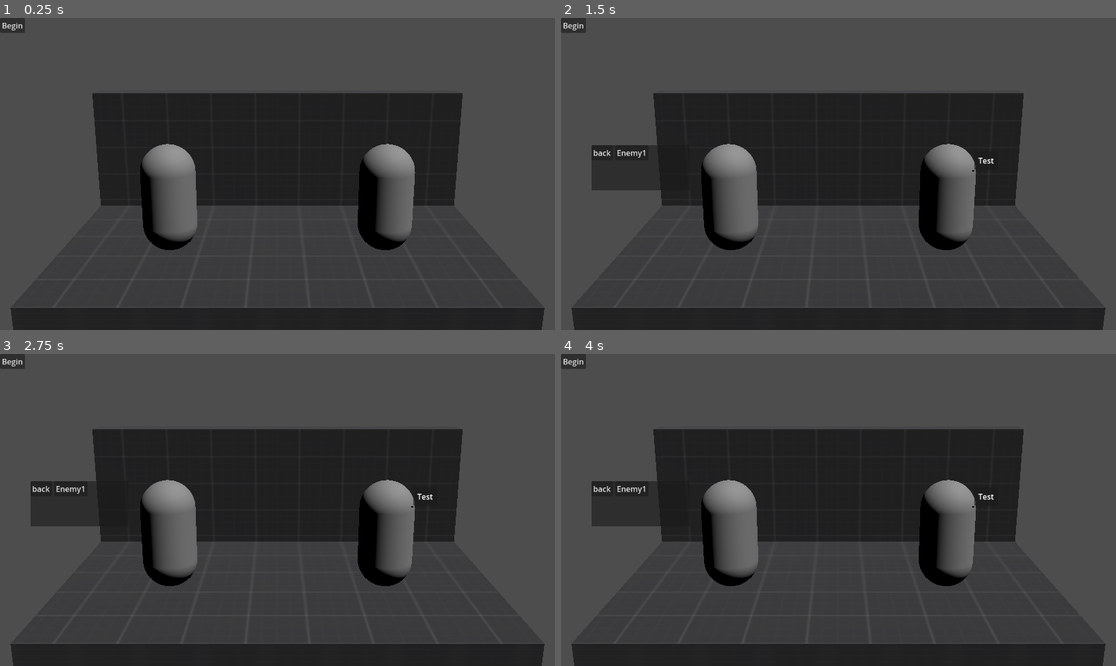
Above: before the commit, frames 1-4 (two rows, left to right).
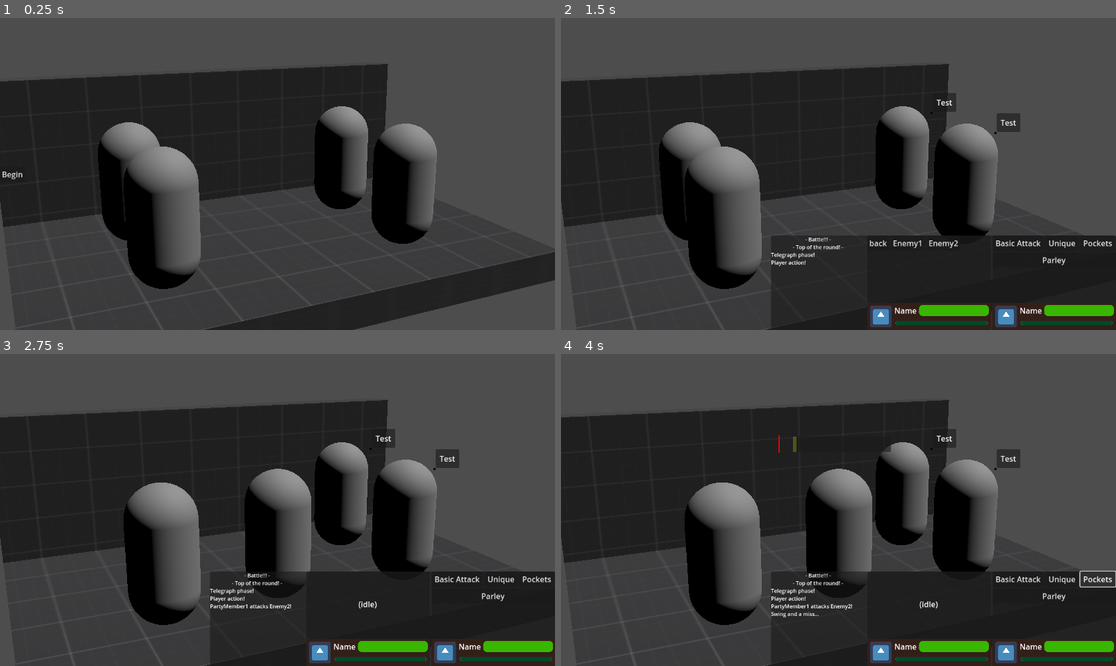
Above: after the commit, the same moments.

Repository: hwcgames/legume-mirror
Game: Godot game, scene res://battle/stage/debug_battle.tscn
Two runs of this game, one before a commit and one after it. Both use one fixed random seed, a clock stepped at 60 frames per second and the inputs below. The engine's default icon, where the game draws it, is replaced by a stand-in: a white triangle on a blue panel in a dark square.
Inputs (mouse positions are in pixels of both pictures, inside the frame that each line leads up to):
- Up to frame 1 (0.25 s): no input
- Up to frame 2 (1.5 s): click "Begin" at 0.5 s; click "Basic Attack" at 1.25 s
- Up to frame 3 (2.75 s): click (382, 578) at 2 s, where only the run after the commit has a clickable "Enemy2"
- Up to frame 4 (4 s): click (1060, 578) at 2.75 s, where only the run after the commit has a clickable "Unique"; click (1099, 578) at 3.5 s, where only the run after the commit has a clickable "Pockets"

The runs differ from the first frame. In frame 1, 33% of the frame differs, in the area x 0-100%, y 0-100%; in frame 2, 39%; in frame 3, 40%; in frame 4, 40%.

Commit message:
battle planner rework

Diff:
--- a/actor/enemy.gd
+++ b/actor/enemy.gd
@@ -14,15 +14,24 @@
 	%Telegraph.hide()
 
 func _telegraph():
+	if !self.alive:
+		return
 	var lock = await battlefield.shared_lock()
 	await pick_pattern()
 	await show_telegraph()
 	lock.call()
 
+func _died():
+	for child in %TelegraphParent.get_children():
+		child.queue_free()
+	%Telegraph.hide()
+
 func _enemy_action():
 	%Telegraph.hide()
 	for child in %TelegraphParent.get_children():
 		child.queue_free()
+	if !self.alive:
+		return
 	var lock = await battlefield.shared_lock()
 	if planned_pattern != null:
 		var board = planned_pattern.create(battlefield)
--- a/actor/enemy/test_enemy.tscn
+++ b/actor/enemy/test_enemy.tscn
@@ -28,25 +28,26 @@
 transform = Transform3D(1, 0, 0, 0, 1, 0, 0, 0, 1, 0, 1, 0)
 shape = SubResource("BoxShape3D_8y2gj")
 
-[node name="Telegraph" type="CanvasLayer" parent="."]
+[node name="TelegraphHandle" type="Node3D" parent="."]
+transform = Transform3D(1, 0, 0, 0, 1, 0, 0, 0, 1, 0, 1.7, 0)
+
+[node name="Telegraph" type="CanvasLayer" parent="TelegraphHandle"]
 unique_name_in_owner = true
 
-[node name="CanvasLayerFollowsParent" type="Node" parent="Telegraph"]
+[node name="CanvasLayerFollowsParent" type="Node" parent="TelegraphHandle/Telegraph"]
 script = ExtResource("2_h6b84")
 metadata/_custom_type_script = "uid://lcn3o02vtkmm"
 
-[node name="PanelContainer" type="PanelContainer" parent="Telegraph"]
-anchors_preset = -1
+[node name="PanelContainer" type="PanelContainer" parent="TelegraphHandle/Telegraph"]
 offset_left = 62.0
-offset_top = -179.0
+offset_top = -61.0
 offset_right = 78.0
-offset_bottom = -163.0
-grow_vertical = 0
+offset_bottom = -45.0
 
-[node name="Control" type="Control" parent="Telegraph/PanelContainer"]
+[node name="Control" type="Control" parent="TelegraphHandle/Telegraph/PanelContainer"]
 layout_mode = 2
 
-[node name="ColorRect" type="ColorRect" parent="Telegraph/PanelContainer/Control"]
+[node name="ColorRect" type="ColorRect" parent="TelegraphHandle/Telegraph/PanelContainer/Control"]
 layout_mode = 1
 anchors_preset = -1
 anchor_top = 1.0
@@ -56,7 +57,7 @@
 grow_vertical = 0
 color = Color(0, 0, 0, 1)
 
-[node name="TelegraphParent" type="MarginContainer" parent="Telegraph/PanelContainer"]
+[node name="TelegraphParent" type="MarginContainer" parent="TelegraphHandle/Telegraph/PanelContainer"]
 unique_name_in_owner = true
 layout_mode = 2
 theme_override_constants/margin_left = 8
--- a/actor/fighter.gd
+++ b/actor/fighter.gd
@@ -4,6 +4,8 @@
 var alive: bool:
 	get:
 		return hp > 0
+signal died
+signal revived
 @export var max_hp: int
 @export var hp: int
 @export var max_sp: int
@@ -14,10 +16,31 @@
 @export var finesse: int
 
 func take_damage(amount: int):
+	var was_alive = alive
 	hp -= amount
+	if was_alive and not alive:
+		died.emit()
+		_died()
+
+func _died():
+	pass
 
 func heal(amount: int):
+	var was_dead = not alive
 	hp += amount
+	if hp > max_hp:
+		hp = max_hp
+	if was_dead and alive:
+		revived.emit()
+		_revived()
+
+func _revived():
+	pass
+
+func get_sp(amount: int):
+	sp += amount
+	if sp > max_sp:
+		sp = max_sp
 
 var battlefield: Battlefield
 
--- a/actor/party_member.gd
+++ b/actor/party_member.gd
@@ -5,10 +5,20 @@
 ## Usually 0 or 1, but not always.
 var turns: int = 0
 
-@onready var battle_planner: BattlePlanner = $BattlePlanner
+var battle_planner: BattlePlanner
+@export var battle_planner_scene: PackedScene = preload("uid://d21yudvneounm")
 @onready var skill_challenge: SkillChallenge = $SkillChallenge
 
+func _join_battle(_battle: Battlefield):
+	if battle_planner != null:
+		battle_planner.queue_free()
+	battle_planner = battle_planner_scene.instantiate()
+	battle_planner.party_member = self
+	battlefield.player_zone.add_child(battle_planner)
+
 func _player_action():
+	if not alive:
+		return
 	turns = 1
 	while turns > 0 and battlefield.phase == Battlefield.PHASE.PLAYER_ACTION:
 		var action = await battle_planner.choose()
@@ -25,16 +35,16 @@
 		print("No living targets!")
 		lock.call()
 		return
-	print(self, " attacks ", target, "!")
+	battlefield.println("%s attacks %s!" % [self.name, target.name])
 	var orig_pos = global_position
 	await get_tree().create_tween().tween_property(self, "global_position", target.global_position + Vector3.LEFT * 2, 0.75).finished
 	var skill = await skill_challenge.skill_challenge(randi_range(20,40))
 	var damage = (self.strength*skill/20)-(3*target.defense)
 	if damage > 0:
-		print(damage, " damage!")
+		battlefield.println("%s damage!" % [damage])
 		target.take_damage(damage)
 	else:
-		print("Miss!")
+		battlefield.println("Swing and a miss...")
 	var tw = get_tree().create_tween().tween_property(self, "global_position", orig_pos, 0.75)
 	await get_tree().create_timer(0.5).timeout
 	lock.call()
@@ -44,3 +54,4 @@
 	await get_tree().process_frame
 	if battlefield.battle_board.souls.is_empty():
 		battlefield.battle_board.add_soul(preload("uid://r8iv2h12xgwc").instantiate())
+	battlefield.battle_board.souls[0].players.push_back(self)
--- a/actor/party_member/test_party_member.tscn
+++ b/actor/party_member/test_party_member.tscn
@@ -1,7 +1,6 @@
-[gd_scene load_steps=6 format=3 uid="uid://b0hnypxq8ieth"]
+[gd_scene load_steps=5 format=3 uid="uid://b0hnypxq8ieth"]
 
 [ext_resource type="Script" uid="uid://rl05e0067ud" path="res://actor/party_member.gd" id="1_ms64d"]
-[ext_resource type="PackedScene" uid="uid://d21yudvneounm" path="res://battle/planner/test_planner.tscn" id="2_fr0bt"]
 [ext_resource type="PackedScene" uid="uid://bbpp48kcropih" path="res://battle/planner/skill_challenge.tscn" id="3_mxk3q"]
 
 [sub_resource type="CapsuleMesh" id="CapsuleMesh_5jau5"]
@@ -25,6 +24,4 @@
 transform = Transform3D(1, 0, 0, 0, 1, 0, 0, 0, 1, 0, 1, 0)
 shape = SubResource("BoxShape3D_8y2gj")
 
-[node name="BattlePlanner" parent="." instance=ExtResource("2_fr0bt")]
-
 [node name="SkillChallenge" parent="." instance=ExtResource("3_mxk3q")]
--- a/battle/battlefield.gd
+++ b/battle/battlefield.gd
@@ -7,6 +7,8 @@
 @export var landmarks: Array[Marker3D]
 @export var players: Array[PartyMember]
 @export var enemies: Array[Enemy]
+@onready var log_box: RichTextLabel = %BattleText
+@onready var player_zone: Control = %PlayerZone
 
 var shared_locks: int = 0
 var exclusive_locked: bool = false
@@ -62,34 +64,40 @@
 
 var phase := PHASE.SETUP
 
+func _ready() -> void:
+	%BattleHUD.hide()
+
 func battle():
 	for player in players:
 		player.join_battle(self)
 	for enemy in enemies:
 		enemy.join_battle(self)
 	begin.emit()
+	log_box.text = ""
+	%BattleHUD.show()
+	println("[center]- Battle!!! -[/center]")
 	await wait_for_clear()
 	while true:
-		print("Top of the round!")
+		println("[center]- Top of the round! -[/center]")
 		phase = PHASE.TOP
 		top.emit()
 		await wait_for_clear()
 		if enemies.all(func(e): return !e.alive):
-			print("Enemy defeat!")
+			println("[center]- Enemy defeat! -[/center]")
 			break
 		if players.all(func(p): return !p.alive):
-			print("Player defeat!")
+			println("[center]- Player defeat! -[/center]")
 			break
-		print("Telegraph phase!")
+		println("Telegraph phase!")
 		phase = PHASE.TELEGRAPH
 		telegraph.emit()
 		await wait_for_clear()
-		print("Player action!")
+		println("Player action!")
 		phase = PHASE.PLAYER_ACTION
 		player_action.emit()
 		while players.any(func(p: PartyMember): return p.turns > 0):
 			await wait_for_clear()
-		print("Enemy action!")
+		println("Enemy action!")
 		battle_board = battle_board_scene.instantiate()
 		add_child(battle_board)
 		await battle_board.appear()
@@ -102,3 +110,10 @@
 		battle_board = null
 	phase = PHASE.DONE
 	done.emit(enemies.all(func(e): return !e.alive))
+	%BattleHUD.hide()
+
+func println(text: String):
+	print_rich(text)
+	if !log_box.text.is_empty():
+		log_box.text += "\n"
+	log_box.text += text
--- a/battle/bullet/test.tscn
+++ b/battle/bullet/test.tscn
@@ -16,12 +16,14 @@
 func _physics_process(delta: float) -> void:
 	global_position += velocity * delta
 
-func _on_graze_player(soul: Node2D):
+func _on_graze_player(soul: Soul):
 	print(\"Grazed \", soul);
+	for p in soul.players:
+		p.get_sp(20. / float(len(soul.players)))
 
 func _on_hurt_player(soul: Node2D):
 	print(\"Bullet \", self, \" hits \", soul)
-	var players = battlefield.players.filter(func(p): return p.alive)
+	var players = soul.players.filter(func(p): return p.alive)
 	if players.is_empty():
 		return
 	var target: PartyMember = players[randi_range(0, len(players)-1)]
--- a/battle/pattern/test.tscn
+++ b/battle/pattern/test.tscn
@@ -12,7 +12,7 @@
 script/source = "extends Control
 
 func _ready():
-	get_tree().create_timer(30.).timeout.connect(get_parent().done.emit)
+	get_tree().create_timer(15.).timeout.connect(get_parent().done.emit)
 	while true:
 		var bullet: Node2D = preload(\"res://battle/bullet/test.tscn\").instantiate()
 		bullet.velocity = (Vector2.LEFT * 100).rotated(deg_to_rad(randf_range(-60, 60)))
--- a/battle/stage/BattlePlanner.gd
+++ b/battle/planner/BattlePlanner.gd
@@ -1,7 +1,7 @@
-extends CanvasLayer
+extends Control
 class_name BattlePlanner
 
-@onready var party_member: PartyMember = get_parent()
+var party_member: PartyMember
 var battlefield: Battlefield:
 	get:
 		return party_member.battlefield
@@ -10,9 +10,8 @@
 
 func choose() -> Callable:
 	%ToplevelTab.show()
-	show()
 	var choice = await _choice
-	hide()
+	%IdleTab.show()
 	return choice
 
 signal _chose_target(Enemy)
@@ -39,4 +38,20 @@
 	return target
 
 func _ready():
-	hide()
+	%IdleTab.show()
+	%HPBar.value = float(hp) / float(party_member.max_hp)
+	%SPBar.value = float(sp) / float(party_member.max_sp)
+
+@onready var hp: int = party_member.hp
+@onready var sp: int = party_member.sp
+
+func _process(delta: float) -> void:
+	update_bars()
+
+func update_bars():
+	if party_member.hp != hp:
+		hp = party_member.hp
+		create_tween().tween_property(%HPBar, "value", float(hp) / float(party_member.max_hp), 0.5)
+	if party_member.sp != sp:
+		sp = party_member.sp
+		create_tween().tween_property(%SPBar, "value", float(sp) / float(party_member.max_sp), 0.5)
--- a/battle/planner/test_planner.tscn
+++ b/battle/planner/test_planner.tscn
@@ -1,7 +1,9 @@
-[gd_scene load_steps=4 format=3 uid="uid://d21yudvneounm"]
+[gd_scene load_steps=9 format=3 uid="uid://d21yudvneounm"]
 
-[ext_resource type="Script" uid="uid://b6o3m7mqqpiyn" path="res://battle/stage/BattlePlanner.gd" id="1_ssjqy"]
-[ext_resource type="Script" uid="uid://lcn3o02vtkmm" path="res://canvas_layer_follows_parent.gd" id="2_ssjqy"]
+[ext_resource type="Script" uid="uid://b6o3m7mqqpiyn" path="res://battle/planner/BattlePlanner.gd" id="1_ssjqy"]
+[ext_resource type="Texture2D" uid="uid://bky25goc74wma" path="res://icon.svg" id="2_ssjqy"]
+
+[sub_resource type="StyleBoxTexture" id="StyleBoxTexture_bl1wf"]
 
 [sub_resource type="GDScript" id="GDScript_ssjqy"]
 script/source = "extends Button
@@ -16,67 +18,172 @@
 	planner._choice.emit(planner.party_member.basic_attack.bind(target))
 "
 
-[node name="BasicBattlePlanner" type="CanvasLayer"]
+[sub_resource type="StyleBoxFlat" id="StyleBoxFlat_ssjqy"]
+bg_color = Color(0.45891184, 0, 0.1520707, 1)
+border_width_left = 2
+border_width_top = 6
+border_width_right = 2
+border_width_bottom = 6
+border_color = Color(0.8, 0.8, 0.8, 0)
+corner_radius_top_left = 8
+corner_radius_top_right = 8
+corner_radius_bottom_right = 8
+corner_radius_bottom_left = 8
+
+[sub_resource type="StyleBoxFlat" id="StyleBoxFlat_tmopx"]
+bg_color = Color(0.22412619, 0.71625257, 1.732707e-06, 1)
+corner_radius_top_left = 8
+corner_radius_top_right = 8
+corner_radius_bottom_right = 8
+corner_radius_bottom_left = 8
+
+[sub_resource type="StyleBoxFlat" id="StyleBoxFlat_v6vg7"]
+bg_color = Color(4.933402e-07, 0.28794616, 0.16782486, 1)
+border_width_left = 2
+border_width_top = 6
+border_width_right = 2
+border_width_bottom = 6
+border_color = Color(0.8, 0.8, 0.8, 0)
+corner_radius_top_left = 8
+corner_radius_top_right = 8
+corner_radius_bottom_right = 8
+corner_radius_bottom_left = 8
+
+[sub_resource type="StyleBoxFlat" id="StyleBoxFlat_bl1wf"]
+bg_color = Color(2.3102762e-06, 0.6714423, 0.77969694, 1)
+corner_radius_top_left = 8
+corner_radius_top_right = 8
+corner_radius_bottom_right = 8
+corner_radius_bottom_left = 8
+
+[node name="TestBattlePlanner" type="MarginContainer"]
+custom_minimum_size = Vector2(256, 196)
+anchors_preset = -1
+offset_right = 196.0
+offset_bottom = 196.0
+grow_vertical = 0
 script = ExtResource("1_ssjqy")
 
-[node name="Display" type="ColorRect" parent="."]
-clip_children = 1
-offset_left = -293.0
-offset_top = -214.0
-offset_right = -89.0
-offset_bottom = -120.0
+[node name="Panel" type="Panel" parent="."]
+layout_mode = 2
 
-[node name="TabContainer" type="TabContainer" parent="Display"]
+[node name="VBoxContainer" type="VBoxContainer" parent="."]
+layout_mode = 2
+
+[node name="TabContainer" type="TabContainer" parent="VBoxContainer"]
 unique_name_in_owner = true
-layout_mode = 1
-anchors_preset = 15
-anchor_right = 1.0
-anchor_bottom = 1.0
-grow_horizontal = 2
-grow_vertical = 2
+layout_mode = 2
+size_flags_vertical = 3
+theme_override_styles/panel = SubResource("StyleBoxTexture_bl1wf")
 current_tab = 1
 tabs_visible = false
 
-[node name="ToplevelTab" type="MarginContainer" parent="Display/TabContainer"]
+[node name="IdleTab" type="VBoxContainer" parent="VBoxContainer/TabContainer"]
 unique_name_in_owner = true
 visible = false
 layout_mode = 2
+alignment = 1
 metadata/_tab_index = 0
 
-[node name="HFlowContainer" type="HFlowContainer" parent="Display/TabContainer/ToplevelTab"]
+[node name="Label" type="Label" parent="VBoxContainer/TabContainer/IdleTab"]
+layout_mode = 2
+text = "(idle)"
+horizontal_alignment = 1
+
+[node name="ToplevelTab" type="MarginContainer" parent="VBoxContainer/TabContainer"]
+unique_name_in_owner = true
+layout_mode = 2
+metadata/_tab_index = 1
+
+[node name="HFlowContainer" type="HFlowContainer" parent="VBoxContainer/TabContainer/ToplevelTab"]
 layout_mode = 2
 
-[node name="Button" type="Button" parent="Display/TabContainer/ToplevelTab/HFlowContainer" node_paths=PackedStringArray("planner")]
+[node name="Button" type="Button" parent="VBoxContainer/TabContainer/ToplevelTab/HFlowContainer" node_paths=PackedStringArray("planner")]
 layout_mode = 2
 size_flags_horizontal = 3
 text = "Basic Attack"
 script = SubResource("GDScript_ssjqy")
 planner = NodePath("../../../../..")
 
-[node name="Button2" type="Button" parent="Display/TabContainer/ToplevelTab/HFlowContainer"]
+[node name="Button2" type="Button" parent="VBoxContainer/TabContainer/ToplevelTab/HFlowContainer"]
 layout_mode = 2
 size_flags_horizontal = 3
 text = "Unique"
 
-[node name="Button3" type="Button" parent="Display/TabContainer/ToplevelTab/HFlowContainer"]
+[node name="Button3" type="Button" parent="VBoxContainer/TabContainer/ToplevelTab/HFlowContainer"]
 layout_mode = 2
 size_flags_horizontal = 3
 text = "Pockets"
 
-[node name="Button4" type="Button" parent="Display/TabContainer/ToplevelTab/HFlowContainer"]
+[node name="Button4" type="Button" parent="VBoxContainer/TabContainer/ToplevelTab/HFlowContainer"]
 layout_mode = 2
 size_flags_horizontal = 3
 text = "Parley"
 
-[node name="TargetSelectTab" type="MarginContainer" parent="Display/TabContainer"]
+[node name="TargetSelectTab" type="MarginContainer" parent="VBoxContainer/TabContainer"]
 unique_name_in_owner = true
+visible = false
 layout_mode = 2
-metadata/_tab_index = 1
+metadata/_tab_index = 2
 
-[node name="EnemyMenuParent" type="HFlowContainer" parent="Display/TabContainer/TargetSelectTab"]
+[node name="EnemyMenuParent" type="HFlowContainer" parent="VBoxContainer/TabContainer/TargetSelectTab"]
 unique_name_in_owner = true
 layout_mode = 2
 
-[node name="CanvasLayerFollowsParent" type="Node" parent="."]
-script = ExtResource("2_ssjqy")
-metadata/_custom_type_script = "uid://lcn3o02vtkmm"
+[node name="MarginContainer2" type="MarginContainer" parent="VBoxContainer"]
+layout_mode = 2
+
+[node name="ColorRect" type="ColorRect" parent="VBoxContainer/MarginContainer2"]
+layout_mode = 2
+color = Color(0.19667313, 0.12050388, 0.09327137, 1)
+
+[node name="MarginContainer" type="MarginContainer" parent="VBoxContainer/MarginContainer2"]
+layout_mode = 2
+theme_override_constants/margin_left = 4
+theme_override_constants/margin_top = 4
+theme_override_constants/margin_right = 4
+theme_override_constants/margin_bottom = 4
+
+[node name="HBoxContainer" type="HBoxContainer" parent="VBoxContainer/MarginContainer2/MarginContainer"]
+layout_mode = 2
+
+[node name="TextureRect" type="TextureRect" parent="VBoxContainer/MarginContainer2/MarginContainer/HBoxContainer"]
+custom_minimum_size = Vector2(0, 48)
+layout_mode = 2
+texture = ExtResource("2_ssjqy")
+expand_mode = 2
+stretch_mode = 4
+
+[node name="MarginContainer" type="MarginContainer" parent="VBoxContainer/MarginContainer2/MarginContainer/HBoxContainer"]
+layout_mode = 2
+size_flags_horizontal = 3
+
+[node name="VBoxContainer" type="VBoxContainer" parent="VBoxContainer/MarginContainer2/MarginContainer/HBoxContainer/MarginContainer"]
+layout_mode = 2
+
+[node name="HBoxContainer" type="HBoxContainer" parent="VBoxContainer/MarginContainer2/MarginContainer/HBoxContainer/MarginContainer/VBoxContainer"]
+layout_mode = 2
+
+[node name="Label" type="Label" parent="VBoxContainer/MarginContainer2/MarginContainer/HBoxContainer/MarginContainer/VBoxContainer/HBoxContainer"]
+layout_mode = 2
+text = "Name"
+
+[node name="HPBar" type="ProgressBar" parent="VBoxContainer/MarginContainer2/MarginContainer/HBoxContainer/MarginContainer/VBoxContainer/HBoxContainer"]
+unique_name_in_owner = true
+layout_mode = 2
+size_flags_horizontal = 3
+size_flags_vertical = 1
+theme_override_styles/background = SubResource("StyleBoxFlat_ssjqy")
+theme_override_styles/fill = SubResource("StyleBoxFlat_tmopx")
+max_value = 1.0
+show_percentage = false
+
+[node name="SPBar" type="ProgressBar" parent="VBoxContainer/MarginContainer2/MarginContainer/HBoxContainer/MarginContainer/VBoxContainer"]
+unique_name_in_owner = true
+layout_mode = 2
+size_flags_horizontal = 3
+size_flags_vertical = 3
+theme_override_styles/background = SubResource("StyleBoxFlat_v6vg7")
+theme_override_styles/fill = SubResource("StyleBoxFlat_bl1wf")
+max_value = 1.0
+show_percentage = false
--- a/battle/soul/soul.gd
+++ b/battle/soul/soul.gd
@@ -1,8 +1,10 @@
 extends Node2D
+class_name Soul
 
 @export var speed: float = 196.
 @export var janky_diagonals: bool = false
 @export var border_margin: float = 8.
+var players: Array[PartyMember] = []
 
 # Called when the node enters the scene tree for the first time.
 func _ready() -> void:
--- a/battle/soul/soul.tscn
+++ b/battle/soul/soul.tscn
@@ -51,6 +51,36 @@
 transitions = ["Start", "idle", SubResource("AnimationNodeStateMachineTransition_mtukf"), "idle", "near", SubResource(" …(414 unchanged characters)…
 graph_offset = Vector2(16, -147)
 
+[sub_resource type="Animation" id="Animation_tl2es"]
+length = 0.001
+tracks/0/type = "value"
+tracks/0/imported = false
+tracks/0/enabled = true
+tracks/0/path = NodePath(".:modulate")
+tracks/0/interp = 1
+tracks/0/loop_wrap = true
+tracks/0/keys = {
+"times": PackedFloat32Array(0),
+"transitions": PackedFloat32Array(1),
+"update": 0,
+"values": [Color(1, 1, 1, 1)]
+}
+
+[sub_resource type="Animation" id="Animation_4f6y7"]
+resource_name = "fade"
+tracks/0/type = "value"
+tracks/0/imported = false
+tracks/0/enabled = true
+tracks/0/path = NodePath(".:modulate")
+tracks/0/interp = 2
+tracks/0/loop_wrap = false
+tracks/0/keys = {
+"times": PackedFloat32Array(0, 1),
+"transitions": PackedFloat32Array(1, 1.7411015),
+"update": 0,
+"values": [Color(1, 1, 1, 0.39215684), Color(1, 1, 1, 0)]
+}
+
 [sub_resource type="Animation" id="Animation_kkp84"]
 resource_name = "idle"
 tracks/0/type = "value"
@@ -97,36 +127,6 @@
 "values": [Color(1, 1, 1, 1), Color(1, 1, 1, 0.39215687)]
 }
 
-[sub_resource type="Animation" id="Animation_4f6y7"]
-resource_name = "fade"
-tracks/0/type = "value"
-tracks/0/imported = false
-tracks/0/enabled = true
-tracks/0/path = NodePath(".:modulate")
-tracks/0/interp = 2
-tracks/0/loop_wrap = false
-tracks/0/keys = {
-"times": PackedFloat32Array(0, 1),
-"transitions": PackedFloat32Array(1, 1.7411015),
-"update": 0,
-"values": [Color(1, 1, 1, 0.39215684), Color(1, 1, 1, 0)]
-}
-
-[sub_resource type="Animation" id="Animation_tl2es"]
-length = 0.001
-tracks/0/type = "value"
-tracks/0/imported = false
-tracks/0/enabled = true
-tracks/0/path = NodePath(".:modulate")
-tracks/0/interp = 1
-tracks/0/loop_wrap = true
-tracks/0/keys = {
-"times": PackedFloat32Array(0),
-"transitions": PackedFloat32Array(1),
-"update": 0,
-"values": [Color(1, 1, 1, 1)]
-}
-
 [sub_resource type="AnimationLibrary" id="AnimationLibrary_n6omp"]
 _data = {
 &"RESET": SubResource("Animation_tl2es"),
@@ -139,8 +139,8 @@
 [sub_resource type="RectangleShape2D" id="RectangleShape2D_fckym"]
 size = Vector2(48, 48)
 
-[sub_resource type="RectangleShape2D" id="RectangleShape2D_i6ykd"]
-size = Vector2(12, 12)
+[sub_resource type="CircleShape2D" id="CircleShape2D_i6ykd"]
+radius = 4.0
 
 [node name="Soul" type="Node2D"]
 script = ExtResource("1_i6ykd")
@@ -178,7 +178,8 @@
 [node name="Hurt" type="Area2D" parent="."]
 
 [node name="HurtShape" type="CollisionShape2D" parent="Hurt"]
-shape = SubResource("RectangleShape2D_i6ykd")
+shape = SubResource("CircleShape2D_i6ykd")
+debug_color = Color(0.9222214, 0.048371576, 0.6714262, 0.41960785)
 
 [connection signal="area_entered" from="Graze" to="." method="_on_graze"]
 [connection signal="area_exited" from="Graze" to="." method="_on_graze_exited"]
--- a/battle/stage/debug_battle.tscn
+++ b/battle/stage/debug_battle.tscn
@@ -23,12 +23,66 @@
 script = ExtResource("1_o4ule")
 stage = NodePath("..")
 landmarks = [NodePath("../Stage/Left1"), NodePath("../Stage/Right1"), NodePath("../Stage/Left2"), NodePath("../Stage/Right2"), NodePath("../Stage/Left3"), NodePath("../Stage/Right3")]
-players = [NodePath("../PartyMember1")]
-enemies = [NodePath("../Enemy1")]
+players = [NodePath("../PartyMember1"), NodePath("../PartyMember2")]
+enemies = [NodePath("../Enemy1"), NodePath("../Enemy2")]
 metadata/_custom_type_script = "uid://bpjl8ipys5vef"
 
+[node name="BattleHUD" type="CanvasLayer" parent="Battlefield"]
+unique_name_in_owner = true
+
+[node name="AllyZone2" type="MarginContainer" parent="Battlefield/BattleHUD"]
+custom_minimum_size = Vector2(0, 196)
+anchors_preset = -1
+anchor_left = 1.0
+anchor_top = 1.0
+anchor_right = 1.0
+anchor_bottom = 1.0
+offset_left = -200.0
+offset_top = -128.0
+grow_horizontal = 0
+grow_vertical = 0
+
+[node name="Panel" type="Panel" parent="Battlefield/BattleHUD/AllyZone2"]
+layout_mode = 2
+
+[node name="HBoxContainer" type="HBoxContainer" parent="Battlefield/BattleHUD/AllyZone2"]
+layout_mode = 2
+alignment = 1
+
+[node name="LogZone" type="VBoxContainer" parent="Battlefield/BattleHUD/AllyZone2/HBoxContainer"]
+layout_mode = 2
+
+[node name="BattleText" type="RichTextLabel" parent="Battlefield/BattleHUD/AllyZone2/HBoxContainer/LogZone"]
+unique_name_in_owner = true
+custom_minimum_size = Vector2(196, 0)
+layout_mode = 2
+size_flags_horizontal = 3
+size_flags_vertical = 3
+theme_override_font_sizes/normal_font_size = 11
+bbcode_enabled = true
+scroll_following = true
+
+[node name="PlayerZone" type="HBoxContainer" parent="Battlefield/BattleHUD/AllyZone2/HBoxContainer"]
+unique_name_in_owner = true
+layout_mode = 2
+size_flags_horizontal = 3
+
+[node name="Control" type="Control" parent="Battlefield/BattleHUD"]
+layout_mode = 3
+anchors_preset = 0
+offset_bottom = 128.0
+
+[node name="EnemyZone" type="HBoxContainer" parent="Battlefield/BattleHUD/Control"]
+layout_mode = 1
+anchors_preset = 15
+anchor_right = 1.0
+anchor_bottom = 1.0
+grow_horizontal = 2
+grow_vertical = 2
+size_flags_horizontal = 3
+
 [node name="Camera3D" type="Camera3D" parent="."]
-transform = Transform3D(1, 0, 0, 0, 0.9659259, 0.25881907, 0, -0.25881907, 0.9659258, 0, 4.6, 11)
+transform = Transform3D(0.9063078, 0.10938166, -0.4082179, 7.0012556e-09, 0.9659259, 0.25881907, 0.42261827, -0.23456974, 0.8754261, -4, 3.9999998, 9)
 fov = 28.1
 
 [node name="DirectionalLight3D" type="DirectionalLight3D" parent="."]
@@ -66,15 +120,34 @@
 transform = Transform3D(1, 0, 0, 0, 1, 0, 0, 0, 1, 2.4, 0.3, 1.6)
 
 [node name="PartyMember1" parent="." instance=ExtResource("4_ndkpn")]
-transform = Transform3D(1, 0, 0, 0, 1, 0, 0, 0, 1, -2, 0.2, 0)
+transform = Transform3D(1, 0, 0, 0, 1, 0, 0, 0, 1, -2, 0.2, -1)
+max_sp = 250
+magic = 5
+finesse = 5
+
+[node name="PartyMember2" parent="." instance=ExtResource("4_ndkpn")]
+transform = Transform3D(1, 0, 0, 0, 1, 0, 0, 0, 1, -2, 0.2, 1)
+max_sp = 250
+magic = 5
+finesse = 5
 
 [node name="Enemy1" parent="." instance=ExtResource("5_lbtbq")]
-transform = Transform3D(1, 0, 0, 0, 1, 0, 0, 0, 1, 2, 0.2, 0)
+transform = Transform3D(1, 0, 0, 0, 1, 0, 0, 0, 1, 2, 0.2, -1)
+patterns = Array[ExtResource("5_5jau5")]([ExtResource("6_8y2gj")])
+
+[node name="Enemy2" parent="." instance=ExtResource("5_lbtbq")]
+transform = Transform3D(1, 0, 0, 0, 1, 0, 0, 0, 1, 2, 0.2, 1)
 patterns = Array[ExtResource("5_5jau5")]([ExtResource("6_8y2gj")])
 
 [node name="Button" type="Button" parent="."]
-offset_right = 8.0
-offset_bottom = 8.0
+anchors_preset = 4
+anchor_top = 0.5
+anchor_bottom = 0.5
+offset_top = -15.5
+offset_right = 52.0
+offset_bottom = 15.5
+grow_vertical = 2
 text = "Begin"
 
 [connection signal="pressed" from="Button" to="Battlefield" method="battle"]
+[connection signal="pressed" from="Button" to="Button" method="hide"]
Renamed: battle/stage/BattlePlanner.gd.uid -> battle/planner/BattlePlanner.gd.uid
